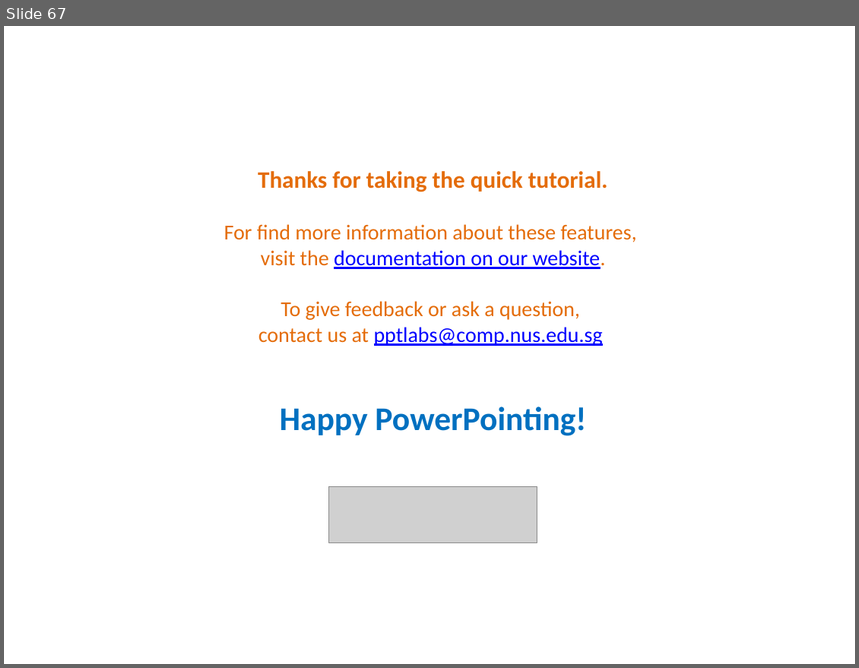
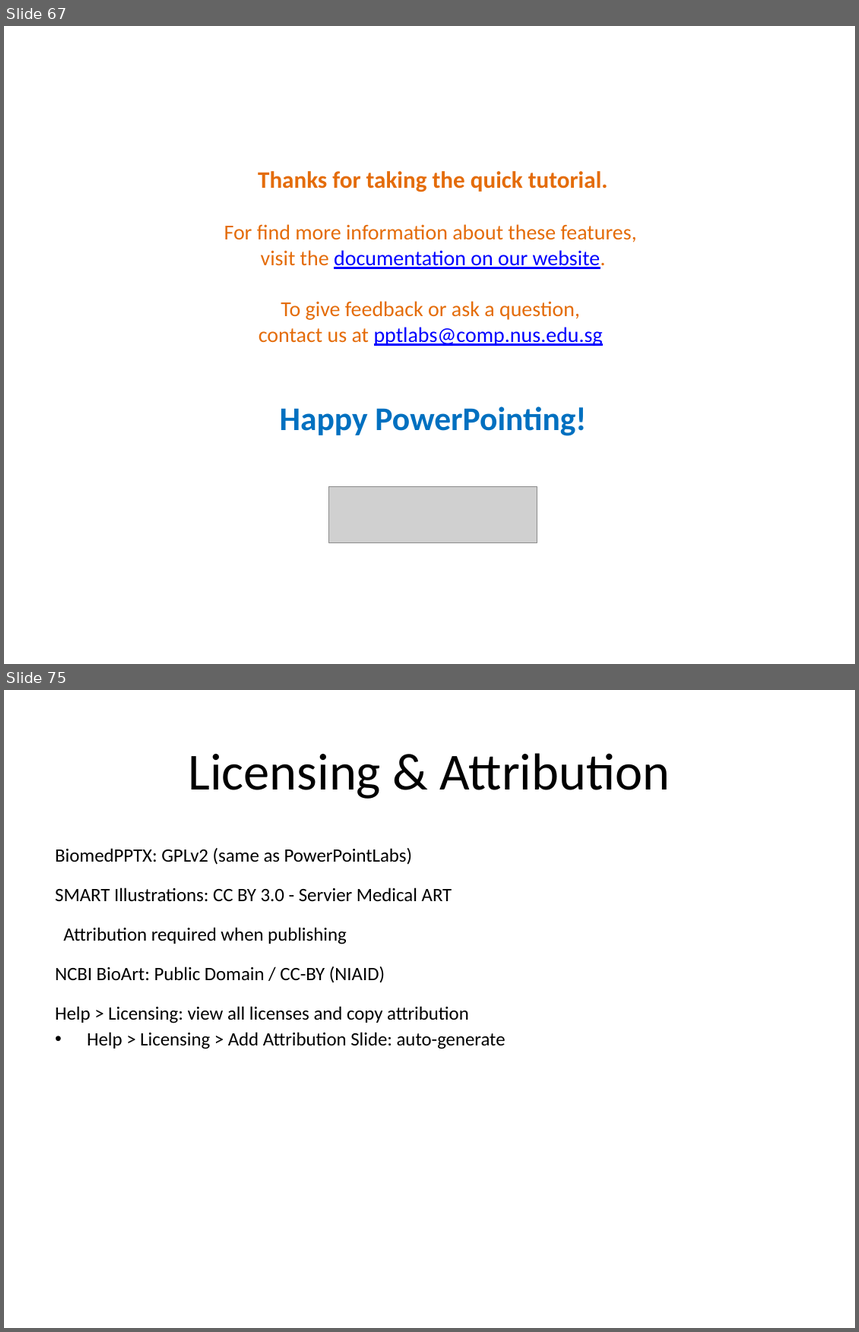
Before and after one commit to TriasJ/BiomedPPTX, a slide deck: doc/Tutorial.pptx. Shown one above the other, each under a label of ours: slide 67 before the commit, slides 67 and 75 after it; the slides between them are not shown. The pictures are 859x668 and 859x1332 pixels, drawn with LibreOffice and Linux fonts; fonts in the diff are those of the drawing; grey boxes stand for pictures. Boxes give left, top, right and bottom in pixels: in the first picture for what was removed or moved away, otherwise in the second. Text is boxed around its words. In the diff, an @@ line names an element or a change of style, - is before the commit and + after.

```diff
--- a/doc/Tutorial.pptx
+++ b/doc/Tutorial.pptx
@@ slide 75 added at (4,690,855,1328), background #FFFFFF @@
@@ title added at (188,753,671,799), 44 pt, text #000000 @@
+Licensing & Attribution
@@ text added at (55,848,506,1049), 16 pt, text #000000 @@
+• BiomedPPTX: GPLv2 (same as PowerPointLabs)
+  SMART Illustrations: CC BY 3.0 - Servier Medical ART
+  Attribution required when publishing
+  NCBI BioArt: Public Domain / CC-BY (NIAID)
+  Help > Licensing: view all licenses and copy attribution
+  Help > Licensing > Add Attribution Slide: auto-generate
```
Also in this commit, not shown: 7 other slides added, 1 other file.
